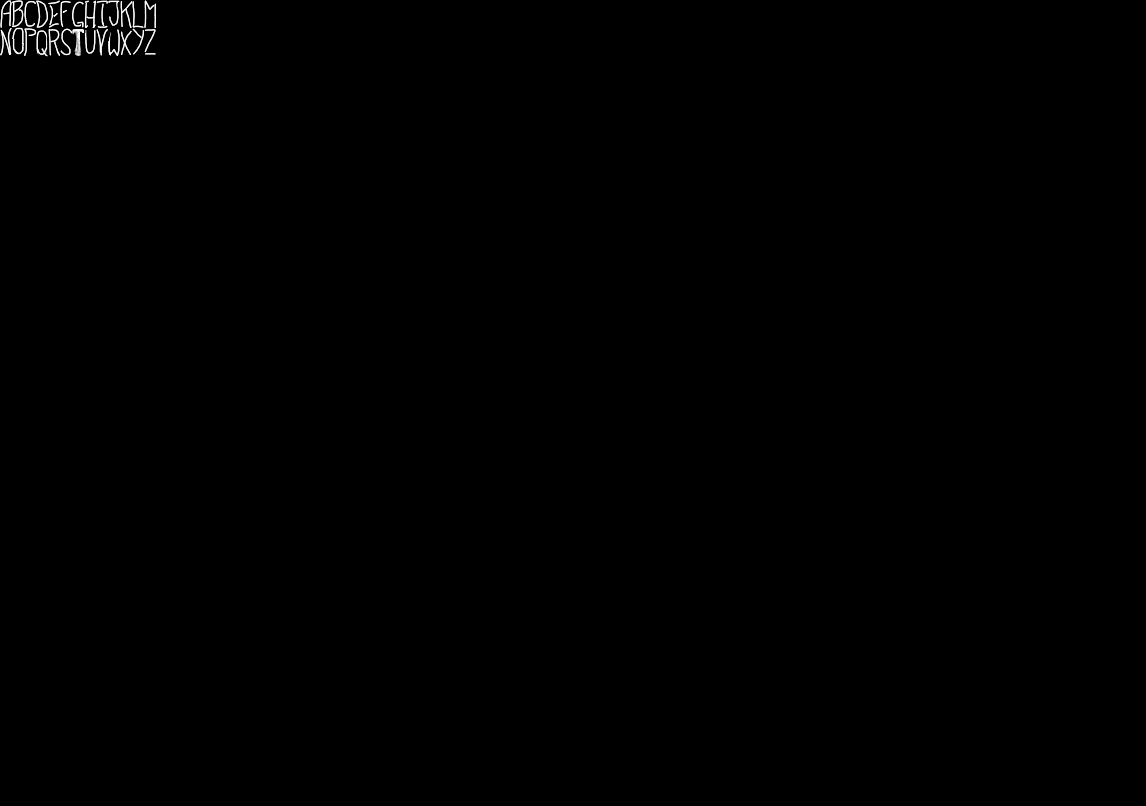
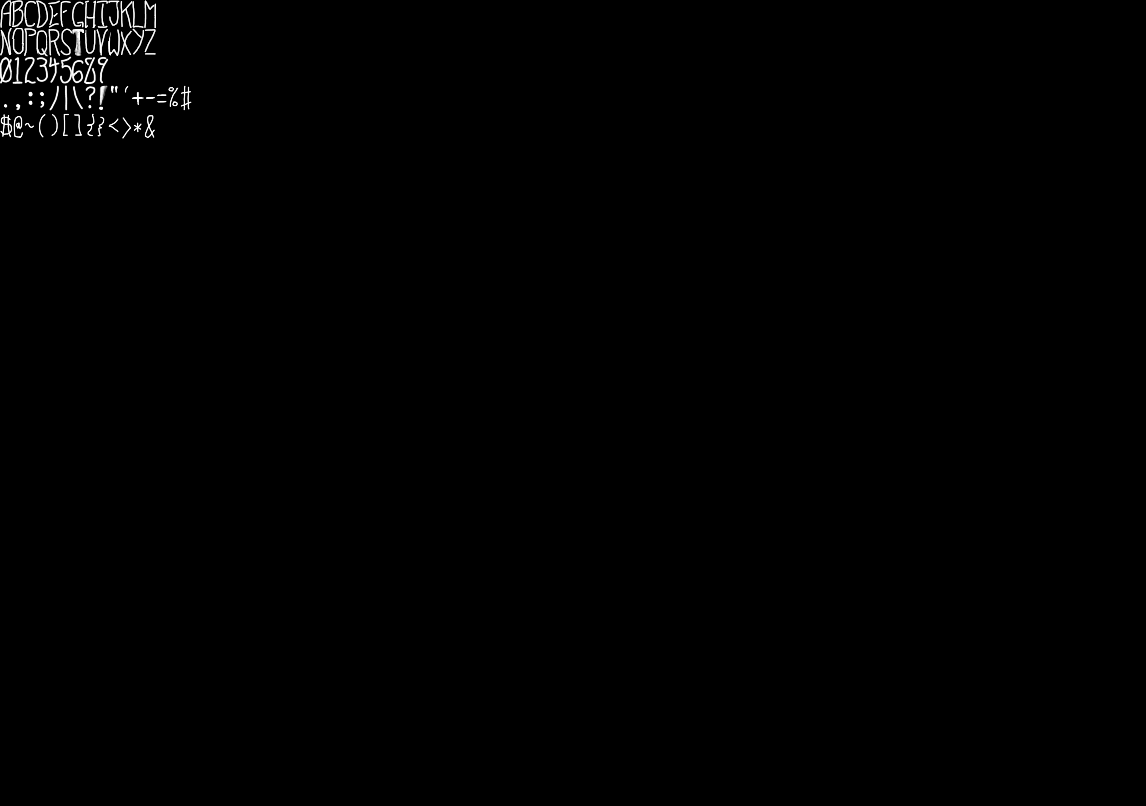
Comparing the layer stacks of the two w=1146, h=806 images. Changes:
painted on "Layer 1" over (0, 2, 192, 139)
